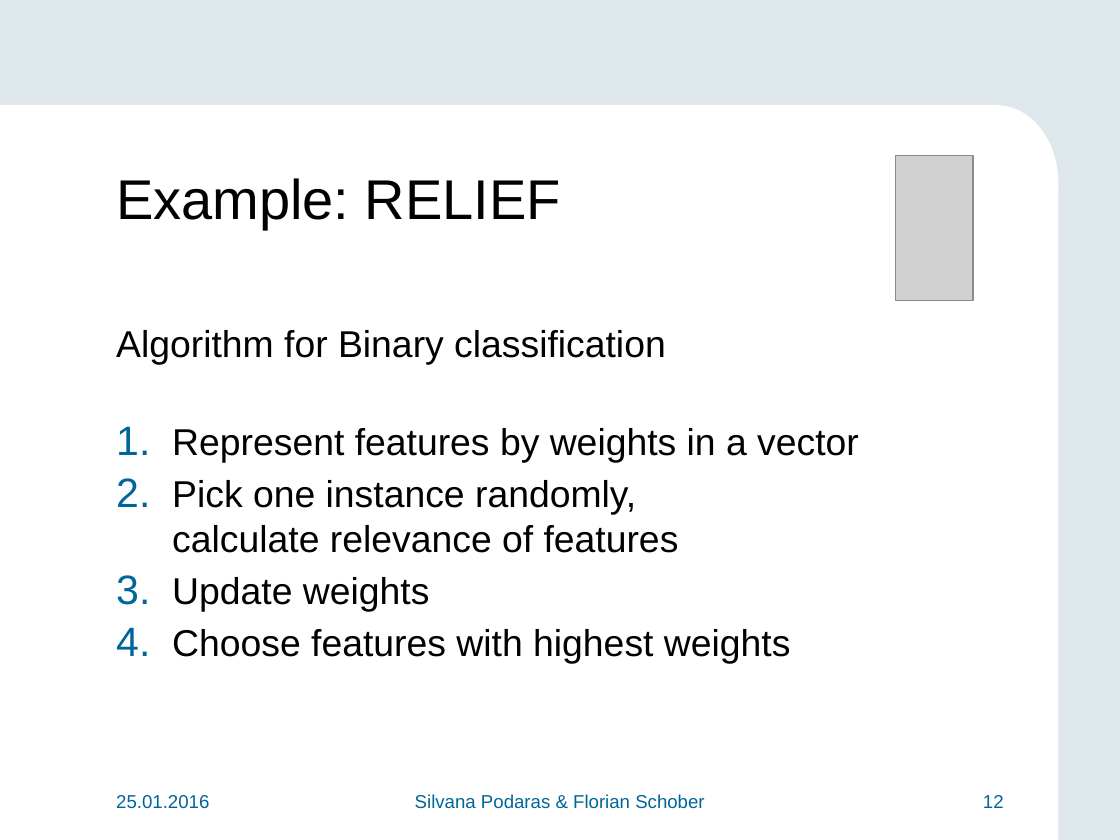
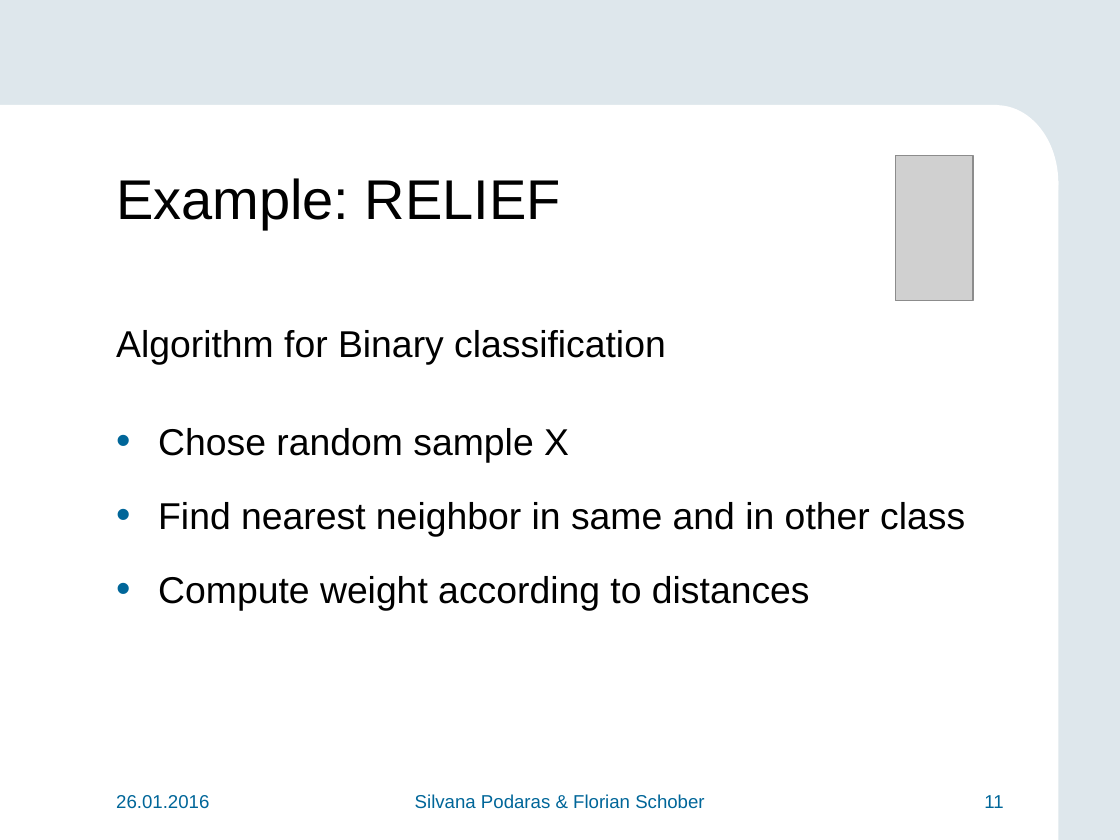
Before and after one commit to teretrus/VisSeminar, a slide deck: slide 11 of presentation/Presentation.pptx (slide 12 before the commit). Drawn at 1120x840 pixels with LibreOffice and Linux fonts; fonts in the diff are those of the drawing; grey boxes stand for pictures; background and template pictures are left out. Boxes give left, top, right and bottom in pixels: in the first picture for what was removed or moved away, otherwise in the second. Text is boxed around its words. In the diff, an @@ line names an element or a change of style, - is before the commit and + after.

```diff
--- a/presentation/Presentation.pptx
+++ b/presentation/Presentation.pptx
@@ text at [158, 428, 965, 610]: text changed @@
-1. Represent features by weights in a vector
-2. Pick one instance randomly,
-   calculate relevance of features
-3. Update weights
-4. Choose features with highest weights
+• Chose random sample X
+• Find nearest neighbor in same and in other class
+• Compute weight according to distances
@@ text at [116, 795, 209, 809]: text changed @@
-25.01.2016
+26.01.2016
@@ page number at [984, 795, 1003, 808]: text changed @@
-12
+11
```
Also in this commit, not shown: 24 other slides changed, 8 slides added, 1 slide removed.
